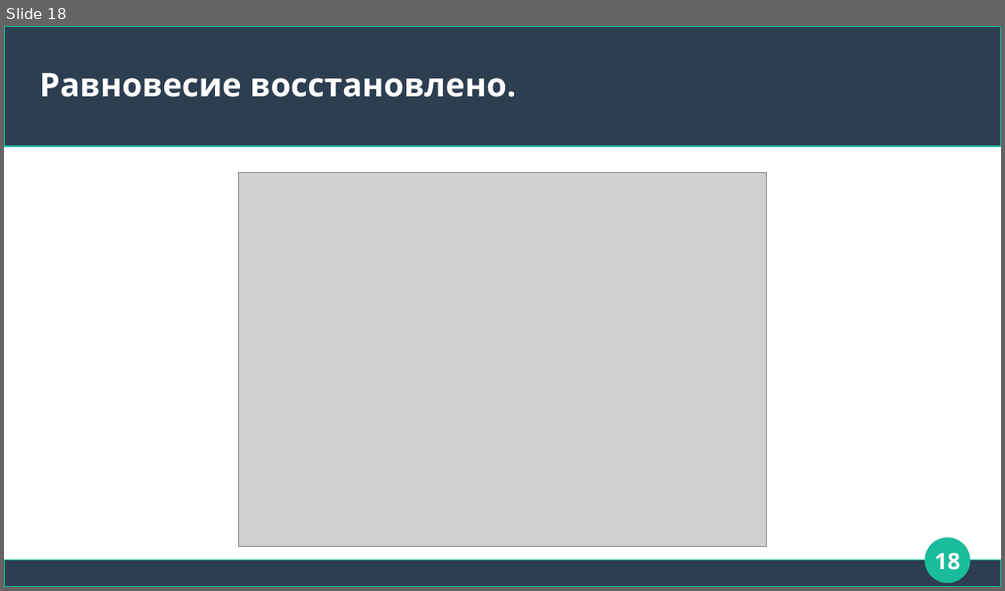
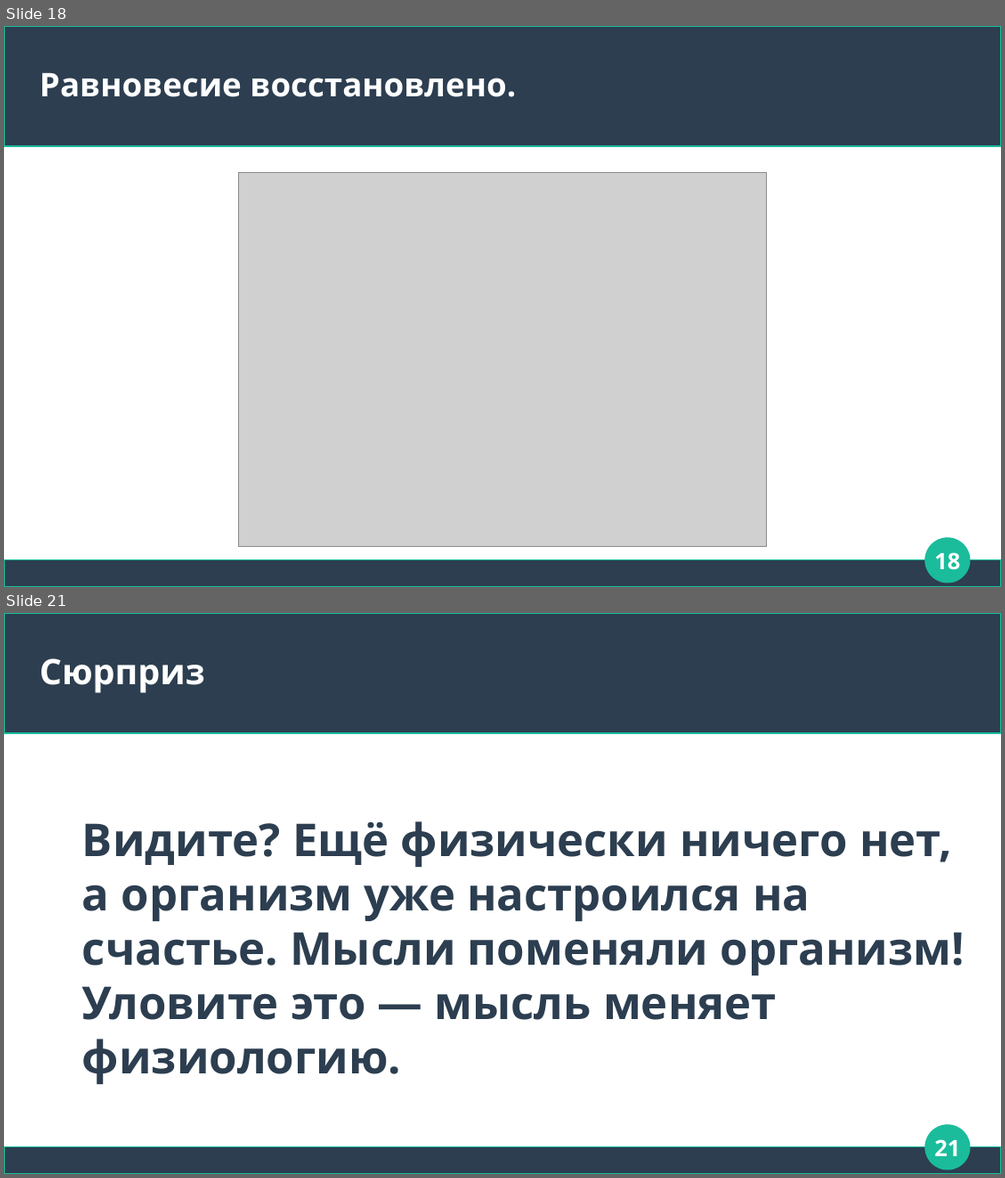
Before and after one commit to Chularev/articles, a slide deck: Psychology/4. аллостаз.odp. Shown one above the other, each under a label of ours: slide 18 before the commit, slides 18 and 21 after it; the slides between them are not shown. The pictures are 1005x591 and 1005x1178 pixels, drawn with LibreOffice and Linux fonts; fonts in the diff are those of the drawing; grey boxes stand for pictures. Boxes give left, top, right and bottom in pixels: in the first picture for what was removed or moved away, otherwise in the second. Text is boxed around its words. In the diff, an @@ line names an element or a change of style, - is before the commit and + after.

```diff
--- a/Psychology/4. аллостаз.odp
+++ b/Psychology/4. аллостаз.odp
@@ slide 21 added at box(4, 613, 1001, 1174), background #FFFFFF; not listed: 3 template elements that a slide beside it also shows @@
@@ title added at box(40, 658, 205, 693), 28 pt, text #FFFFFF, bold @@
+Сюрприз
@@ text added at box(82, 821, 964, 1084), 36 pt, text #2C3E50, bold @@
+Видите? Ещё физически ничего нет, а организм уже настроился на счастье. Мысли поменяли организм! Уловите это — мысль меняет физиологию.
@@ page number added at box(934, 1139, 960, 1156), 18 pt, text #FFFFFF, bold @@
+21
```
Also in this commit, not shown: 3 other slides added.
